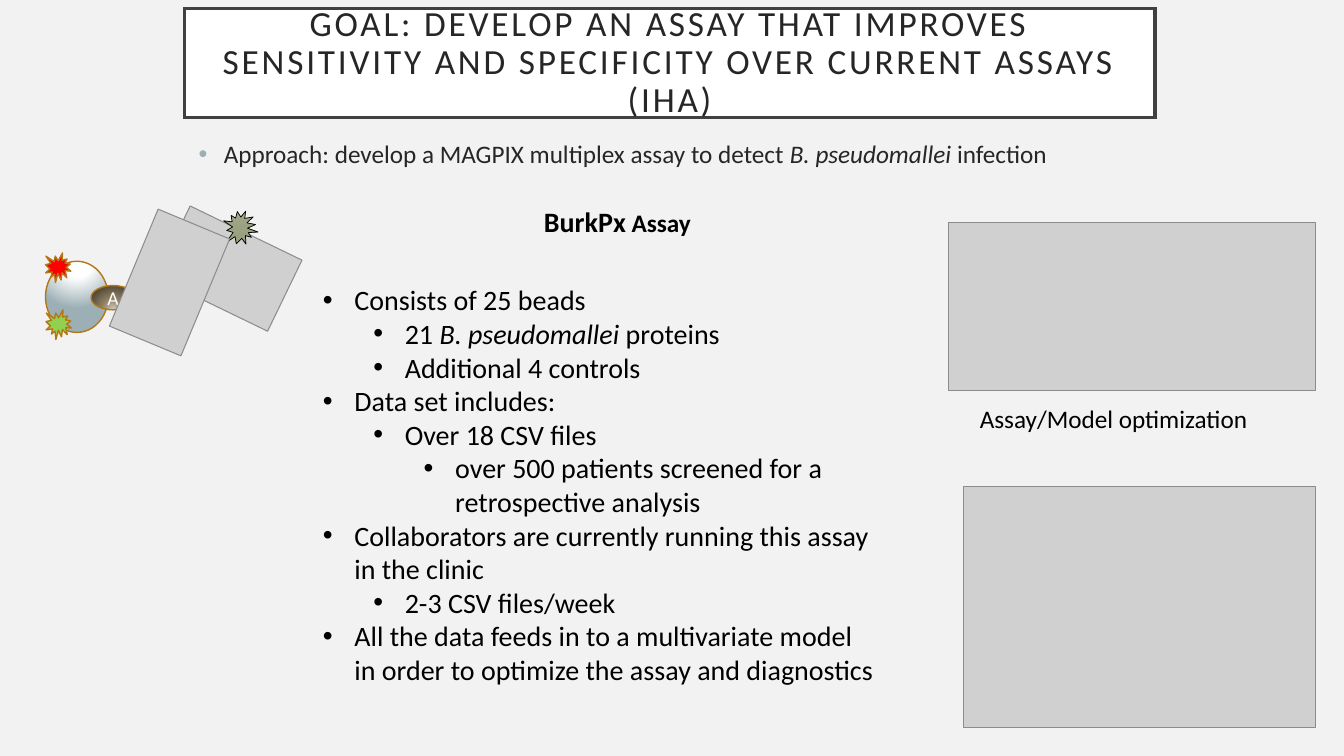
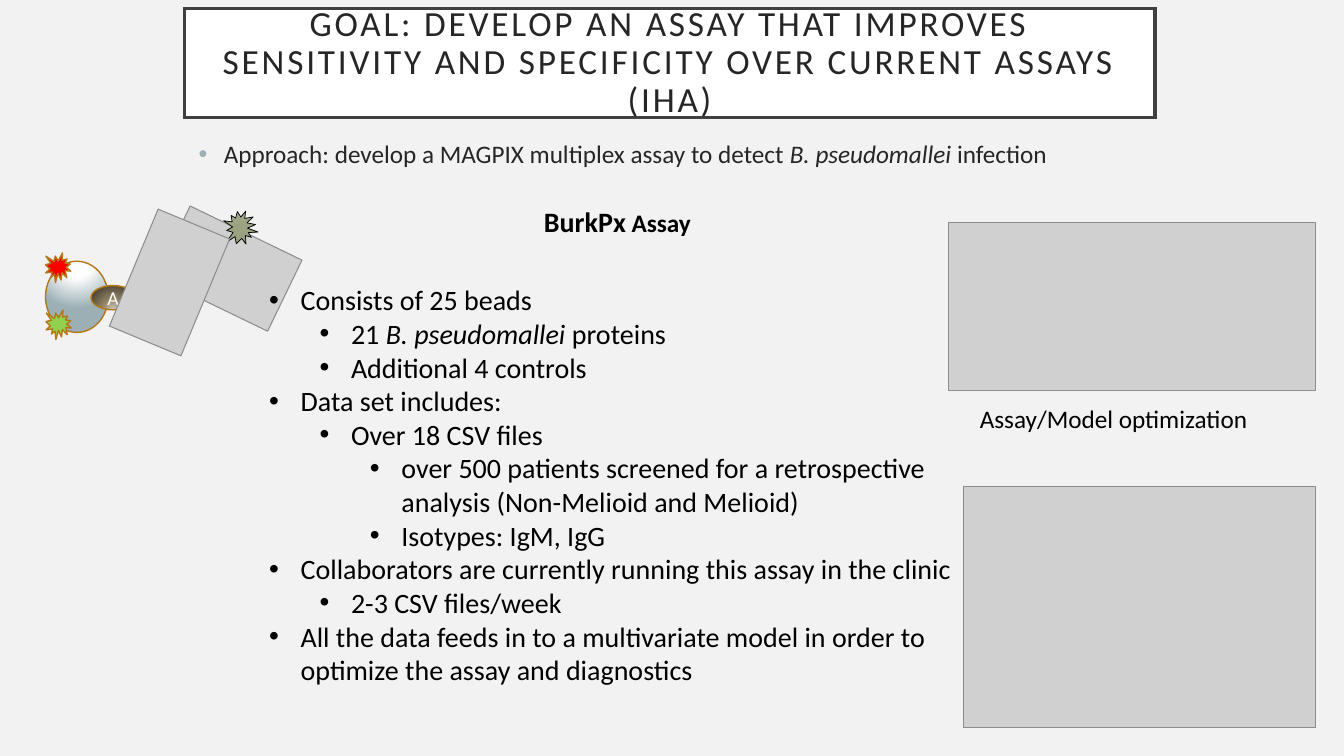
Before and after one commit to jtladner/Courses, a slide deck: slide 3 of PracticalComputing/Fall_2018/Hackathons/Round1/Celona_MAGPix/Burkpx diagnostic assay_BIO698_v2 presentation.pptx. Drawn at 1344x756 pixels with LibreOffice and Linux fonts; fonts in the diff are those of the drawing; grey boxes stand for pictures. Boxes give left, top, right and bottom in pixels: in the first picture for what was removed or moved away, otherwise in the second. Text is boxed around its words. In the diff, an @@ line names an element or a change of style, - is before the commit and + after.

```diff
--- a/PracticalComputing/Fall_2018/Hackathons/Round1/Celona_MAGPix/Burkpx diagnostic assay_BIO698_v2 presentation.pptx
+++ b/PracticalComputing/Fall_2018/Hackathons/Round1/Celona_MAGPix/Burkpx diagnostic assay_BIO698_v2 presentation.pptx
@@ text "Consists of 25 beads": place and size @@
-text "Consists of 25 beads" at (354,290,872,685)
+text "Consists of 25 beads" at (301,290,951,685)
@@ text at (401,458,925,551): text changed @@
-    • over 500 patients screened for a retrospective analysis
+    • over 500 patients screened for a retrospective analysis (Non-Melioid and Melioid)
+    • Isotypes: IgM, IgG
```
Also in this commit, not shown: 4 other slides changed, 8 other files.
